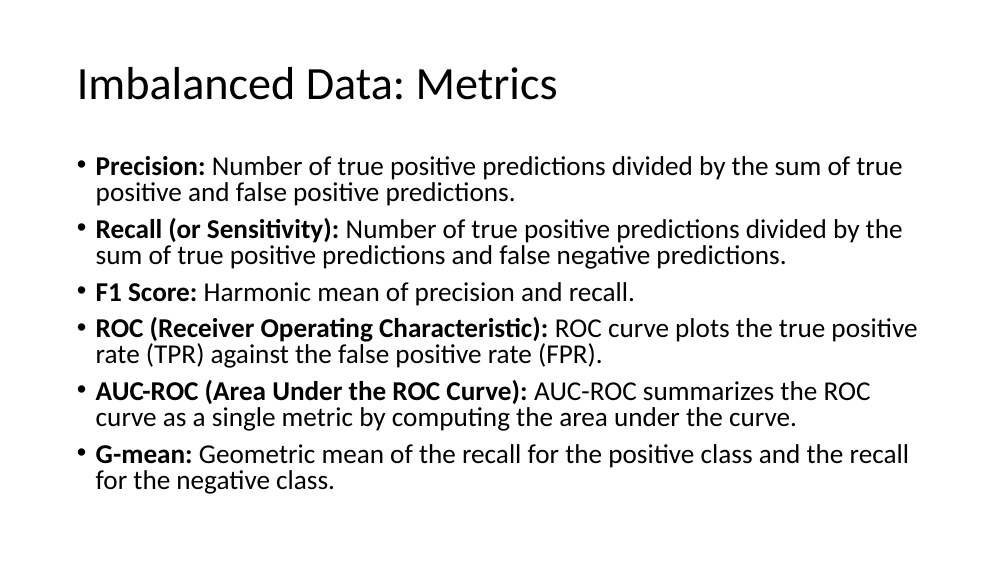
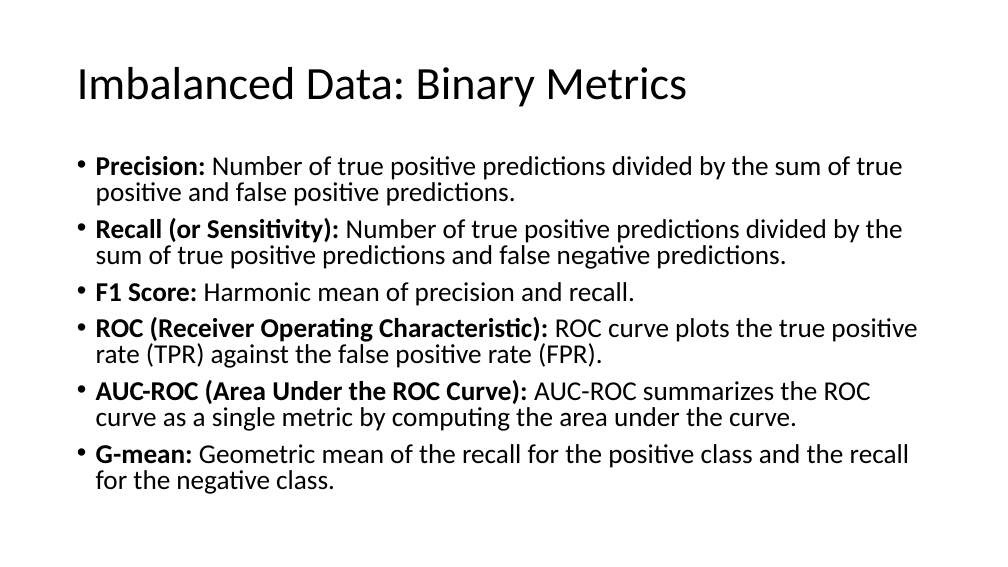
Before and after one commit to MICS-Lab/DeepLearningCourse, a slide deck: slide 12 of Slides_6.pptx. Drawn at 1008x567 pixels with LibreOffice and Linux fonts; fonts in the diff are those of the drawing. Boxes give left, top, right and bottom in pixels: in the first picture for what was removed or moved away, otherwise in the second. Text is boxed around its words. In the diff, an @@ line names an element or a change of style, - is before the commit and + after.

Commit message:
imbalanced data def slide

```diff
--- a/Slides_6.pptx
+++ b/Slides_6.pptx
@@ title at box(77, 67, 687, 107): text changed @@
-Imbalanced Data: Metrics
+Imbalanced Data: Binary Metrics
```
Also in this commit, not shown: 1 other slide changed.
